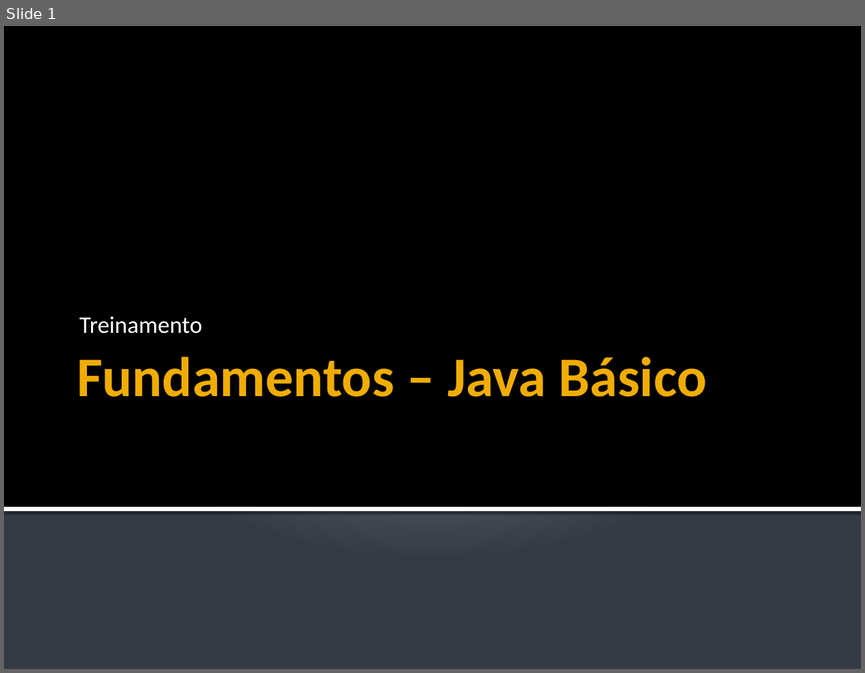
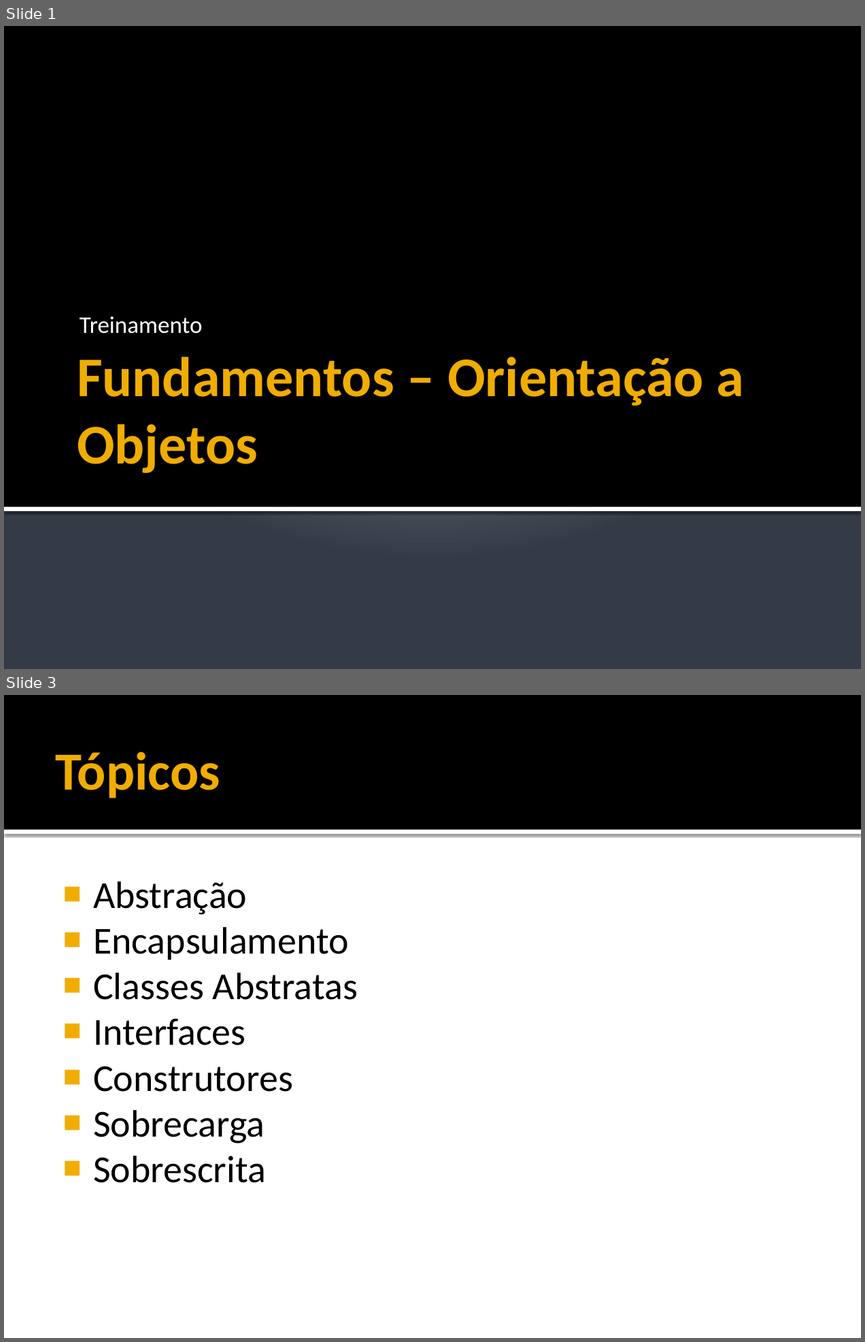
Before and after one commit to filosofisto/cpb-treinamento, a slide deck: Fundamentos/Fundamentos - Orientacao Objetos.pptx. Shown one above the other, each under a label of ours: slide 1 before the commit, slides 1 and 3 after it; the slides between them are not shown. The pictures are 865x673 and 865x1342 pixels, drawn with LibreOffice and Linux fonts; fonts in the diff are those of the drawing. Boxes give left, top, right and bottom in pixels: in the first picture for what was removed or moved away, otherwise in the second. Text is boxed around its words. In the diff, an @@ line names an element or a change of style, - is before the commit and + after.

Commit message:
Correção PPT
Correçõ do PPT sobre OO

```diff
--- a/Fundamentos/Fundamentos - Orientacao Objetos.pptx
+++ b/Fundamentos/Fundamentos - Orientacao Objetos.pptx
@@ slide 3 added at (x1=4, y1=695, x2=861, y2=1338), background #FFFFFF @@
@@ rectangle added at (x1=4, y1=695, x2=861, y2=830), fill #000000 @@
@@ title added at (x1=56, y1=751, x2=220, y2=798), 45 pt, text #F0AD00, bold @@
+Tópicos
@@ rectangle added at (x1=4, y1=830, x2=861, y2=834), fill #FFFFFF @@
@@ text added at (x1=93, y1=881, x2=358, y2=1183), 32 pt, text #000000 @@
+■ Abstração
+■ Encapsulamento
+■ Classes Abstratas
+■ Interfaces
+■ Construtores
+■ Sobrecarga
+■ Sobrescrita
@@ slide 1 changed as well @@
@@ title at (x1=77, y1=356, x2=744, y2=473): text changed @@
-Fundamentos – Java Básico
+Fundamentos – Orientação a Objetos
```
Also in this commit, not shown: 3 other slides changed, 3 other slides added, 44 slides removed.
